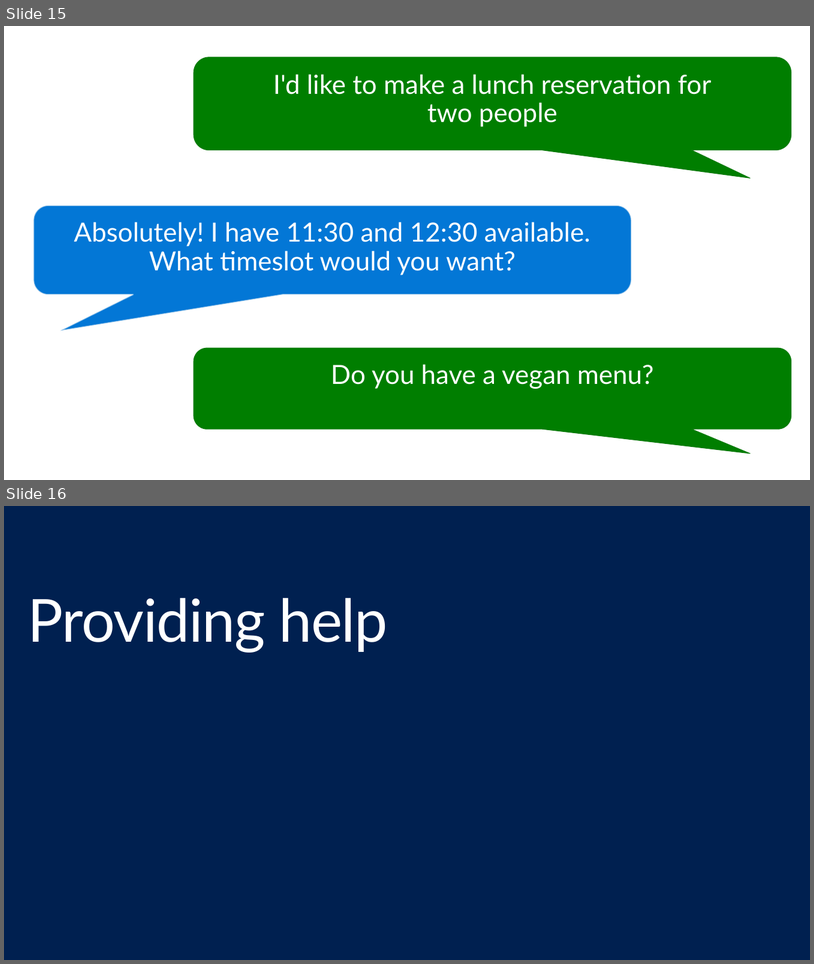
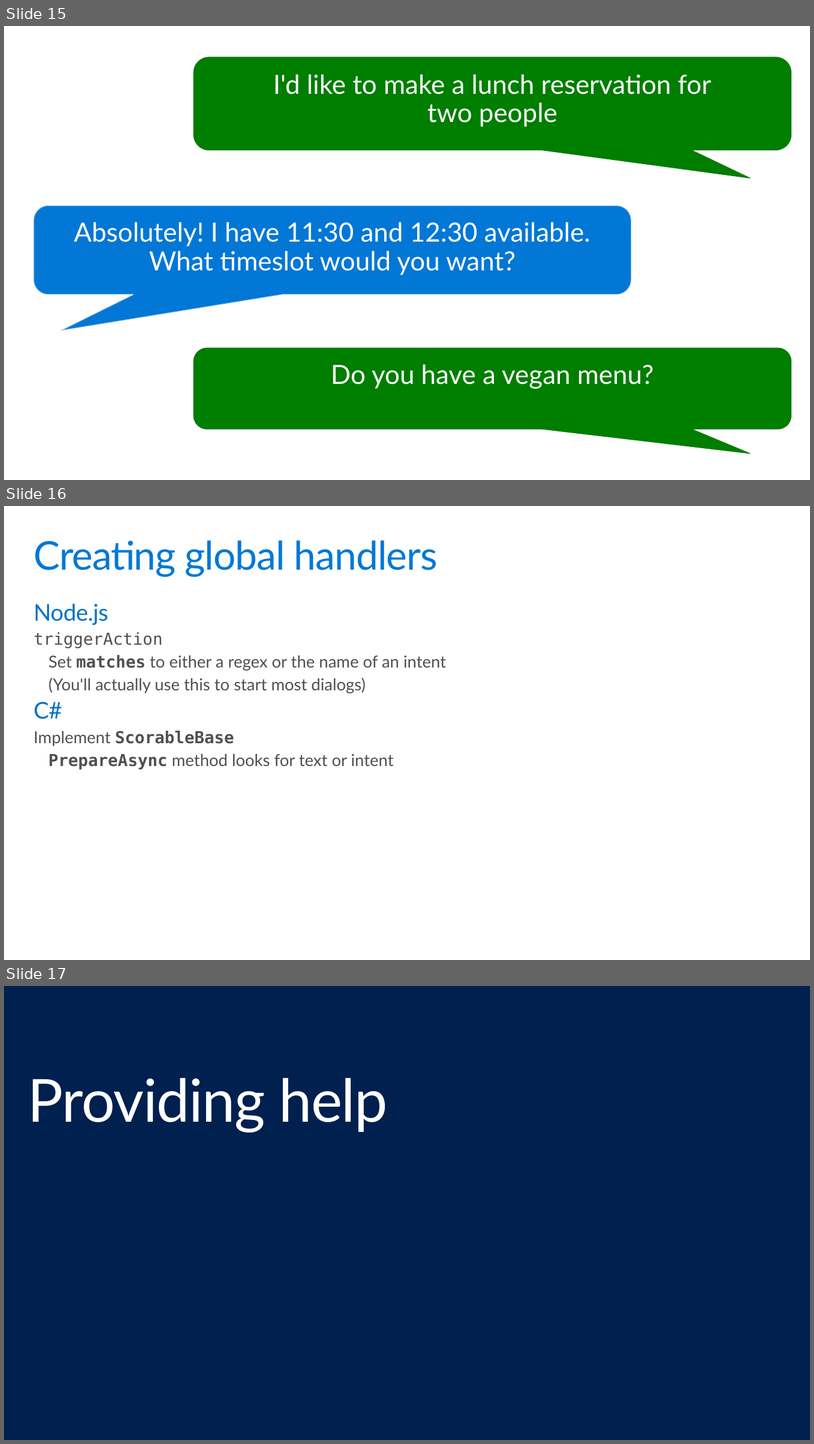
Before and after one commit to GeekTrainer/help-desk-bot-lab, a slide deck: Slides/2 - Mastering the user experience.pptx. Shown one above the other, each under a label of ours: slides 15 and 16 before the commit, slides 15, 16 and 17 after it. The pictures are 814x964 and 814x1444 pixels, drawn with LibreOffice and Linux fonts; fonts in the diff are those of the drawing. Boxes give left, top, right and bottom in pixels: in the first picture for what was removed or moved away, otherwise in the second. Text is boxed around its words. In the diff, an @@ line names an element or a change of style, - is before the commit and + after.

Commit message:
Fleshed out dialog info

```diff
--- a/Slides/2 - Mastering the user experience.pptx
+++ b/Slides/2 - Mastering the user experience.pptx
@@ slide 16 added at (4, 506, 810, 960), background #FFFFFF @@
@@ title added at (33, 540, 438, 577), 48 pt, text #0078D7 @@
+Creating global handlers
@@ text added at (33, 603, 446, 769), 20 pt, text #505050 @@
+Node.js
+  triggerAction
+    Set matches to either a regex or the name of an intent
+    (You'll actually use this to start most dialogs)
+C#
+  Implement ScorableBase
+    PrepareAsync method looks for text or intent
@@ what was slide 16 is now slide 17 @@
```
